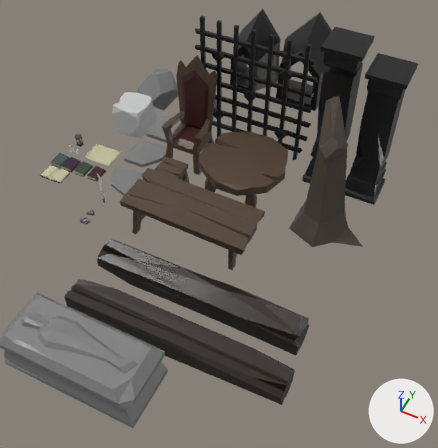
The Blender file Models/scene.blend, before and after one commit.
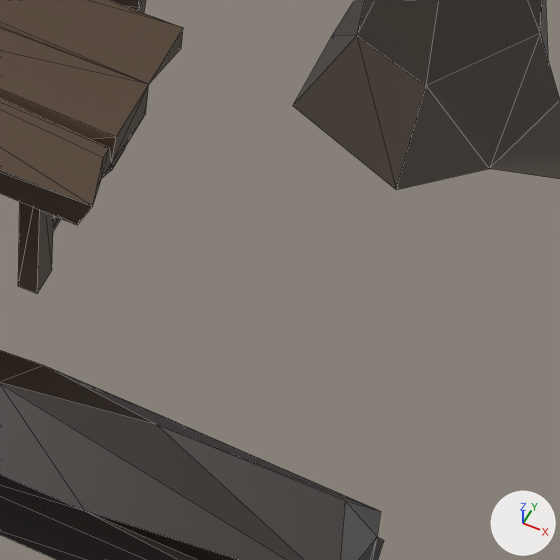
Each version appears first from a camera (50 mm lens) standing at (35.41, -31.46, 24.64) and looking at (26.08, -12.81, 1.33), and next in a close-up on the part from 51% to 80% of the width and 46% to 74% of the height. The lights are fixed; the arrows at lower right show +X, +Y and +Z. The close-ups show mesh edges as thin lines.

Objects in the first close-up: 'Table_Rectangular', 'Tree', 'Wood_Cylinder'.
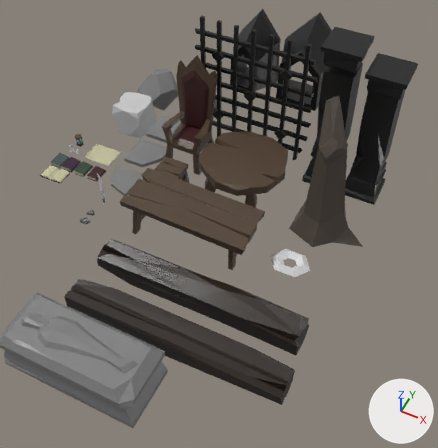
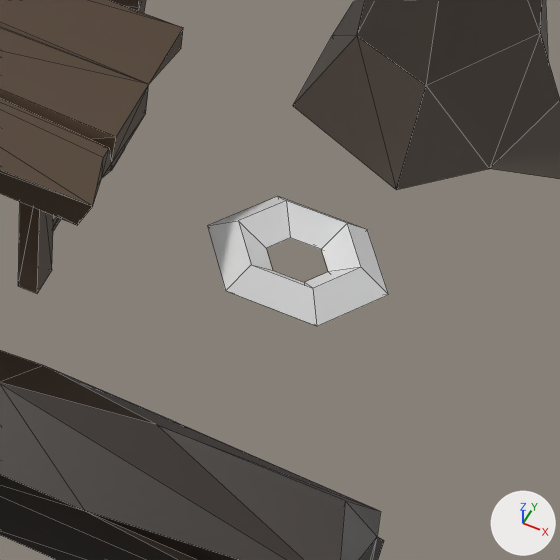
Commit message: Spline chain

Changed parts and their boxes [x1, y1, x2, y2] in the close-ups (560 x 560 px):
'ChainLink', added: after [208, 196, 389, 326]

What the commit changed:
Mesh me_torus is new.
It has 24 vertices, 24 faces and spans x -1.11..1.11, y -0.77..0.77, z -0.29..0.29.
Object 'ChainLink' (ob_chainlink) is new; it shows me_torus.
Its location is (30.02, -12.5, 0.0).
